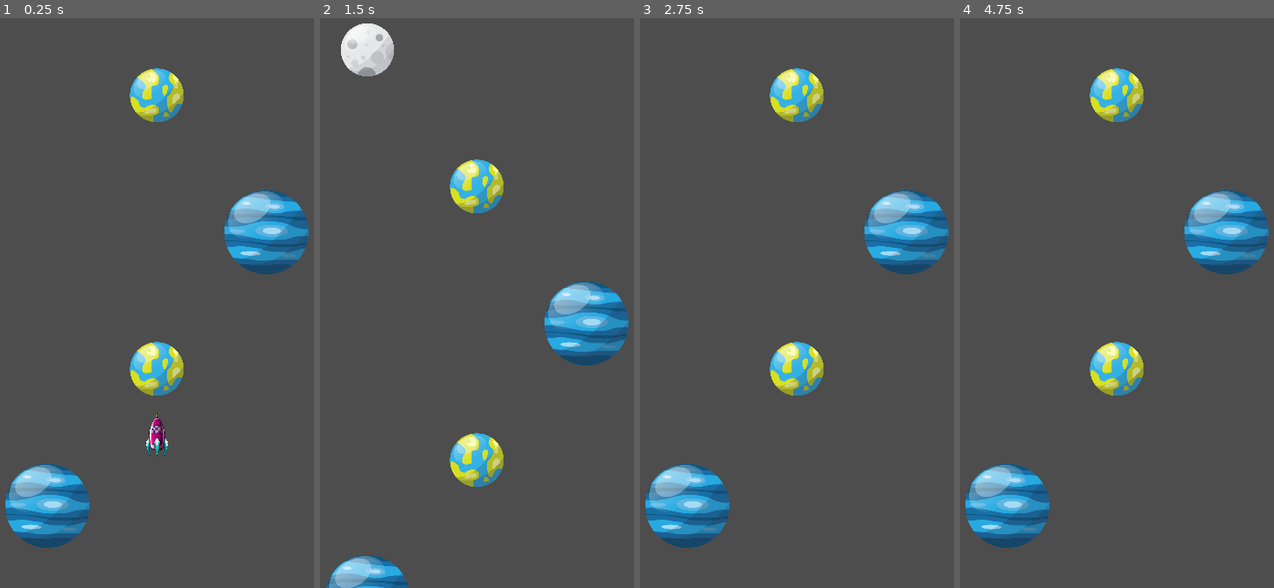
Above: before the commit, frames 1-4 (left to right).
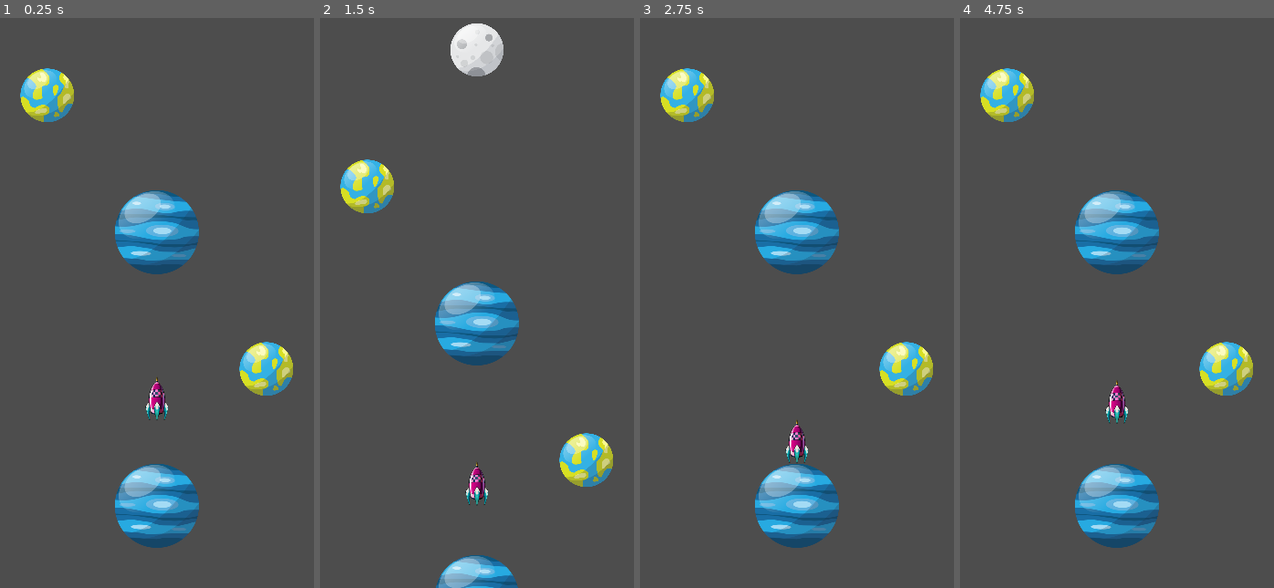
Above: after the commit, the same moments.

Repository: NguyenDucThuan2209/rocket_launch
Game: Godot game, scene res://scenes/main.tscn
Two runs of this game, one before a commit and one after it. Both use one fixed random seed, a clock stepped at 60 frames per second and the inputs below.
Inputs:
- Up to frame 1 (0.25 s): no input
- Up to frame 2 (1.5 s): tap Enter at 0.5 s; hold Up from 0.53 s (still down); tap Space (jump) at 0.77 s
- Up to frame 3 (2.75 s): tap Space (jump) at 1.52 s; release Up at 2.03 s; hold Down from 2.03 s (still down)
- Up to frame 4 (4.75 s): tap Space (jump) at 2.75, 3.02, 3.77, 4.52 s; release Down at 2.78 s; hold Up 2.78-4.28 s; tap Enter at 4.25 s; hold Down from 4.28 s (still down)

The runs differ from the first frame. In frame 1, 18% of the frame differs, in the area x 1-99%, y 8-93%; in frame 2, 16%; in frame 3, 18%; in frame 4, 18%.

Commit message:
Spawn the planets from the center and set them to be child of the planet_holder

Diff:
--- a/scenes/main.tscn
+++ b/scenes/main.tscn
@@ -17,12 +17,12 @@
 [sub_resource type="BoxMesh" id="BoxMesh_sugp2"]
 size = Vector3(1000, 2, 1)
 
-[node name="Main" type="Node" node_paths=PackedStringArray("camera", "planetHolder")]
+[node name="Main" type="Node" node_paths=PackedStringArray("camera", "planet_holder")]
 script = ExtResource("1_0wfyh")
 rowDistance = 150.0
 spawnOffset = Vector2(60, -90)
 camera = NodePath("CameraPivot/Camera2D")
-planetHolder = NodePath("PlanetHolder")
+planet_holder = NodePath("PlanetHolder")
 planets = Array[PackedScene]([ExtResource("2_choun"), ExtResource("3_ya4ey"), ExtResource("4_eb6dy"), ExtResource("5_trceg"), ExtResource("6_a8y0u"), ExtResource("7_jkv2x"), ExtResource("8_jbj1t"), ExtResource("9_muem4")])
 
 [node name="CameraPivot" type="Marker2D" parent="."]
--- a/scripts/main.gd
+++ b/scripts/main.gd
@@ -4,20 +4,17 @@
 @export var spawnOffset: Vector2
 
 @export var camera: Camera2D
-@export var planetHolder: Node2D
+@export var planet_holder: Node2D
 @export var planets: Array[PackedScene]
 
 var direction: float = 1
-var currentColumn: float = 0
-var currentHeight: float = 0
-var columnDistance: float = 0
+var current_column: float = 1
+var current_height: float = 0
+var column_distance: float = 0
 
 func _ready() -> void:
 	var screen_size = camera.get_viewport_rect().size
-	columnDistance = screen_size.x / 3
-
-	print(screen_size)
-	print(columnDistance)
+	column_distance = screen_size.x / 3
 
 	for i in 10:
 		spawn_planet()
@@ -34,24 +31,24 @@
 	if planets.is_empty():
 		return
 
-	var scene = planets[randi() % planets.size()]
-	var instance = scene.instantiate()
+	var planet = planets[randi() % planets.size()]
+	var instance = planet.instantiate()
 
 	# Calculate spawn position
-	var x = currentColumn * columnDistance + spawnOffset.x
-	var y = currentHeight + spawnOffset.y
+	var x = current_column * column_distance + spawnOffset.x
+	var y = current_height + spawnOffset.y
 
 	instance.position = Vector2(x, y)
-	add_child(instance)
+	planet_holder.add_child(instance)
 
 	# Update height for this column
-	currentHeight -= rowDistance
+	current_height -= rowDistance
 
 	# Move to next column
-	currentColumn += direction
-	if currentColumn >= 3:
-		currentColumn = 1
+	current_column += direction
+	if current_column >= 3:
+		current_column = 1
 		direction = -1
-	elif currentColumn < 0:
-		currentColumn = 1
+	elif current_column < 0:
+		current_column = 1
 		direction = 1
